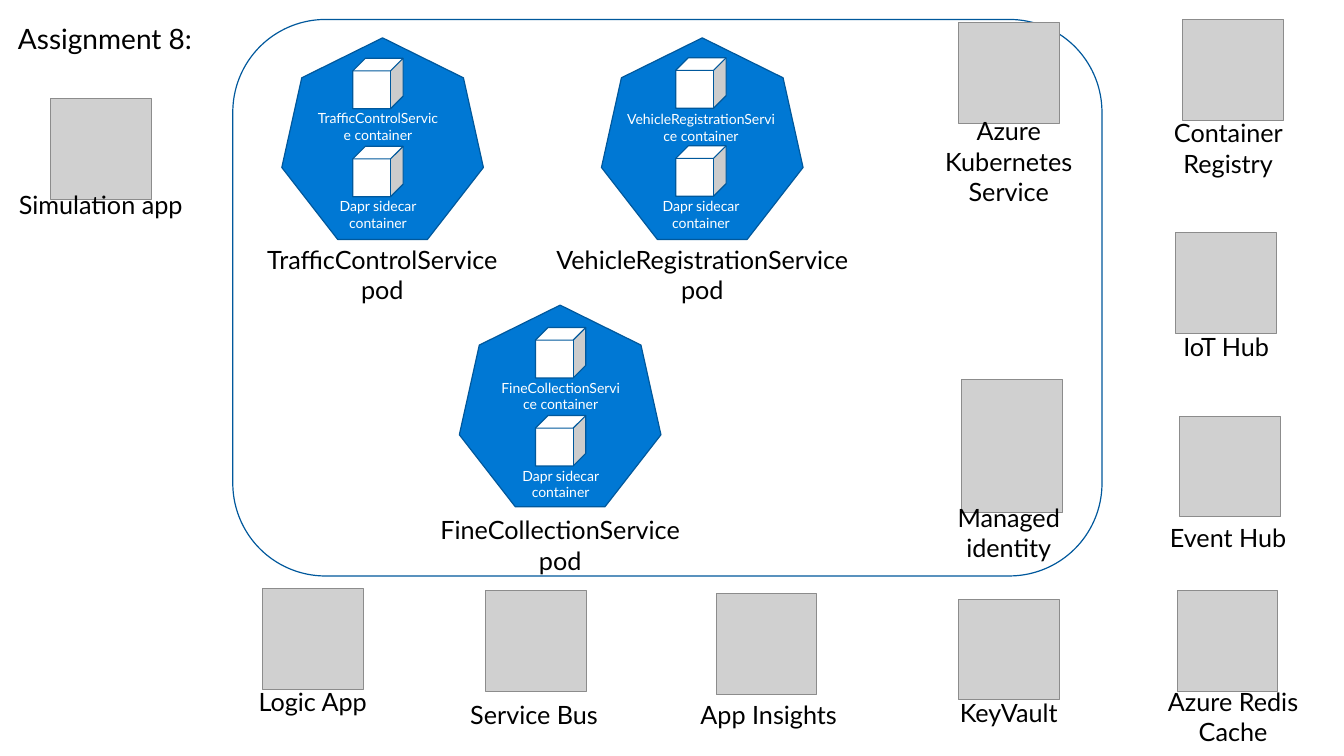
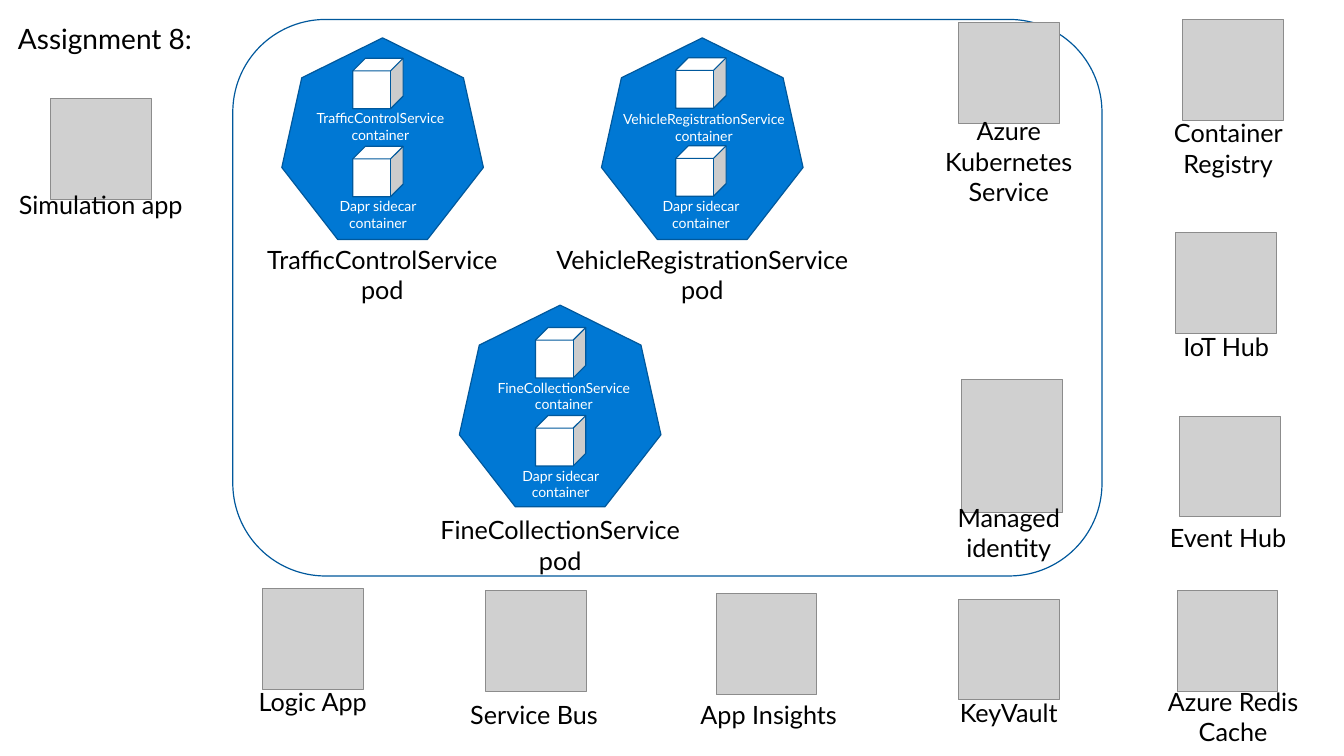
Before and after one commit to US-MFG-Demo/k8s-dapr-hack, a slide deck: slide 21 of Figures.pptx (slide 16 before the commit). Drawn at 1344x756 pixels with LibreOffice and Linux fonts; fonts in the diff are those of the drawing; grey boxes stand for pictures; background and template pictures are left out. Boxes give left, top, right and bottom in pixels: in the first picture for what was removed or moved away, otherwise in the second. Text is boxed around its words. In the diff, an @@ line names an element or a change of style, - is before the commit and + after.

```diff
--- a/Figures.pptx
+++ b/Figures.pptx
@@ text "TrafficControlService container" rewrapped from [355, 130, 413, 140] to [317, 112, 445, 140] @@
@@ text "VehicleRegistrationService container" rewrapped from [681, 131, 739, 141] to [623, 113, 785, 141] @@
@@ text "FineCollectionService container" rewrapped from [541, 399, 599, 409] to [498, 382, 631, 409] @@
```
Also in this commit, not shown: 6 other slides changed, 5 slides added, 24 other files.
